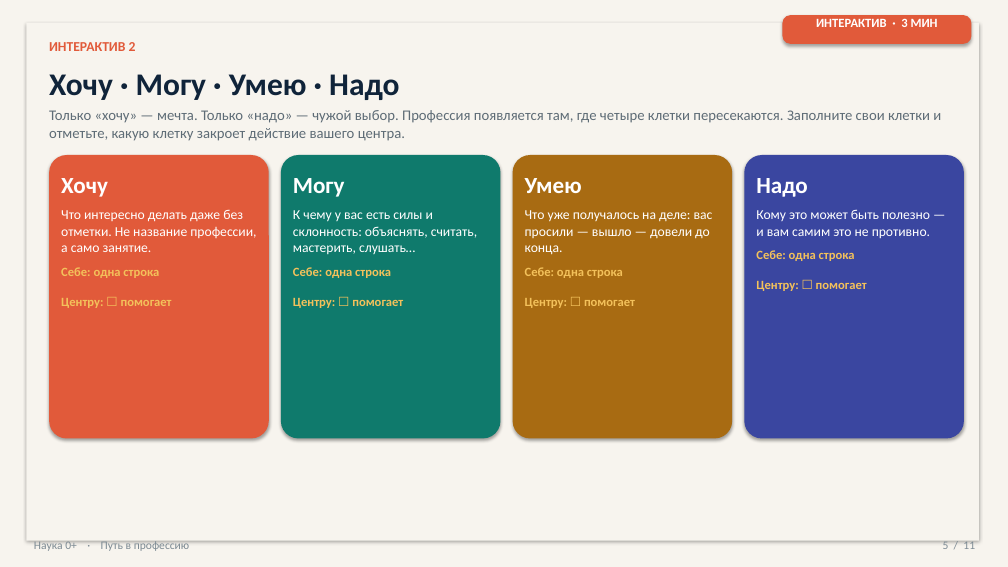
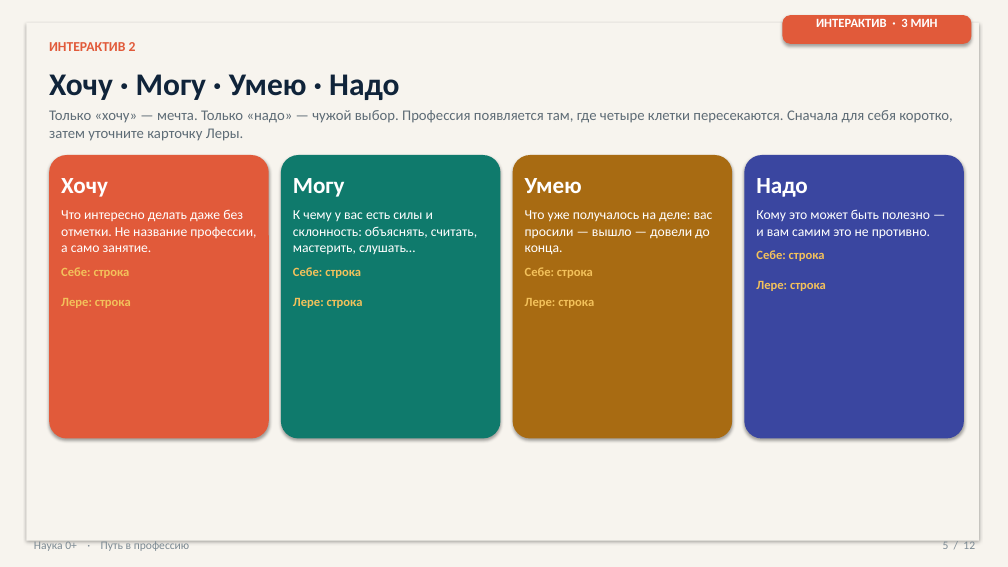
Before and after one commit to Sema917/-tourism, a slide deck: slide 5 of materials/Путь_в_профессию_презентация_20_минут.pptx. Drawn at 1008x567 pixels with LibreOffice and Linux fonts; fonts in the diff are those of the drawing; background and template pictures are left out; a plain dark background stands for a picture behind light text. Boxes give left, top, right and bottom in pixels: in the first picture for what was removed or moved away, otherwise in the second. Text is boxed around its words. In the diff, an @@ line names an element or a change of style, - is before the commit and + after.

```diff
--- a/materials/Путь_в_профессию_презентация_20_минут.pptx
+++ b/materials/Путь_в_профессию_презентация_20_минут.pptx
@@ text at (49,110,953,141): text changed @@
-Только «хочу» — мечта. Только «надо» — чужой выбор. Профессия появляется там, где четыре клетки пересекаются. Заполните свои клетки и отметьте, какую клетку закроет действие вашего центра.
+Только «хочу» — мечта. Только «надо» — чужой выбор. Профессия появляется там, где четыре клетки пересекаются. Сначала для себя коротко, затем уточните карточку Леры.
@@ text at (61,267,131,308): text changed @@
-Себе: одна строка
-Центру: ☐ помогает
+Себе: строка
+Лере: строка
@@ text at (293,267,363,308): text changed @@
-Себе: одна строка
-Центру: ☐ помогает
+Себе: строка
+Лере: строка
@@ text at (525,267,594,308): text changed @@
-Себе: одна строка
-Центру: ☐ помогает
+Себе: строка
+Лере: строка
@@ text at (756,250,826,291): text changed @@
-Себе: одна строка
-Центру: ☐ помогает
+Себе: строка
+Лере: строка
```
Also in this commit, not shown: 5 other slides changed, 6 slides added, 5 slides removed, 9 other files.
